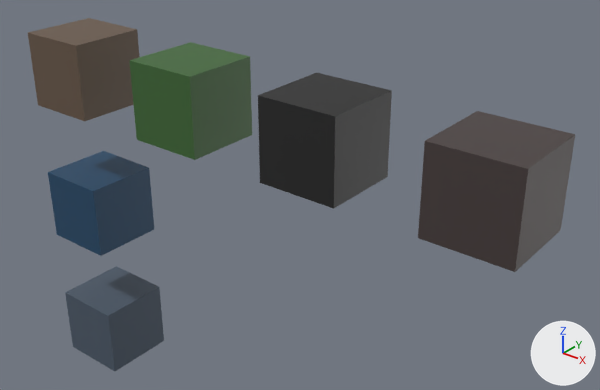
Renders of the Blender file assets/cells.blend from each side of a commit.
Before and after are seen from a 50 mm lens placed at (17.96, -13.3, 6.67), pointed at (6.31, 1.26, -2.36). Every picture has the same lights, and +X, +Y and +Z are marked at lower right. The picture after the commit comes second.

Objects in the first picture: 'meshAIR', 'meshEARTH', 'meshMETAL', 'meshROCK', 'meshWATER', 'meshWOOD'.
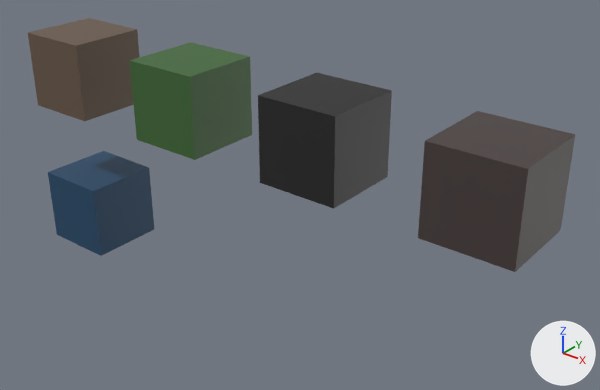
Pixel boxes (x1, y1, x2, y2) of what changed, in the pictures (600 x 390 px):
'meshAIR', hidden (dark blue): before (65, 266, 164, 371)

What the commit changed:
Object 'meshAIR' (ob_meshair) is now hidden.
